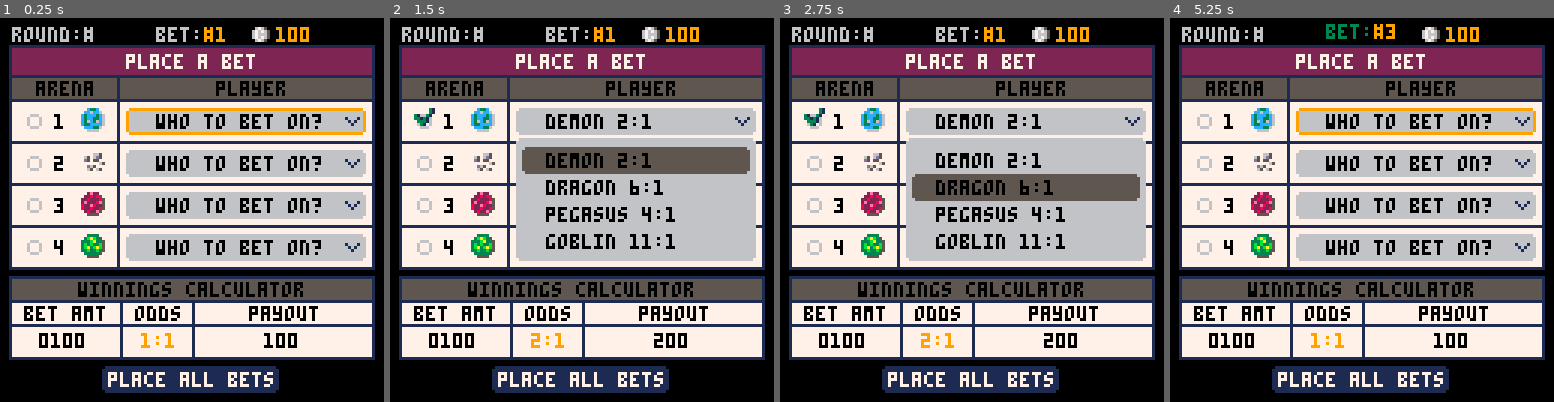
Above: before the commit, frames 1-4 (left to right).
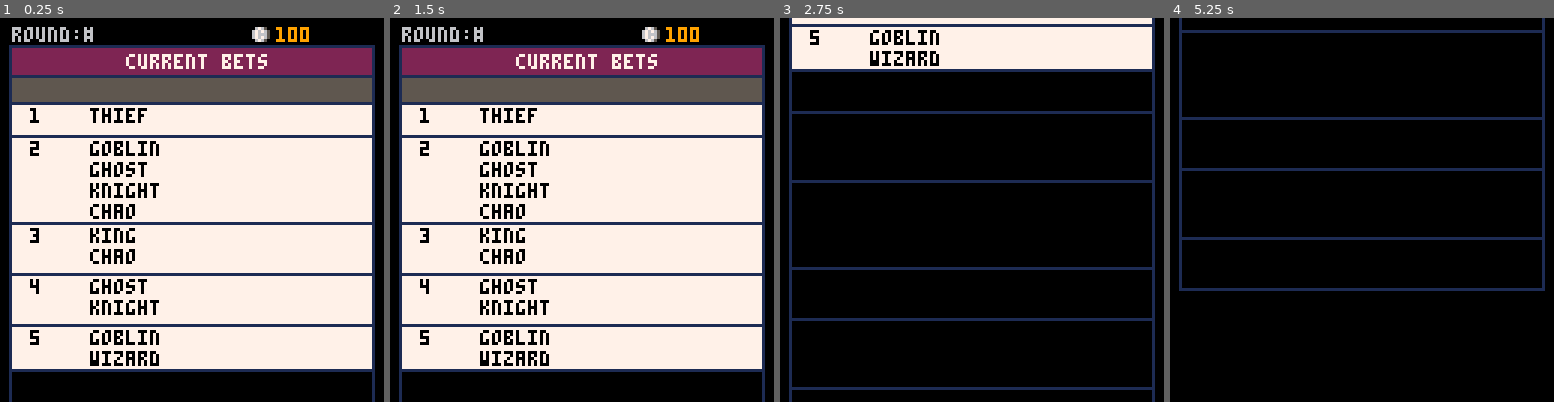
Above: after the commit, the same moments.

Repository: suspicious-smoke/club-bets-pico8
Game: PICO-8 cartridge club-bets.p8
Two runs of this game, one before a commit and one after it. Both use one fixed random seed, a clock stepped at 60 frames per second and the inputs below.
Inputs:
- Up to frame 1 (0.25 s): no input
- Up to frame 2 (1.5 s): tap O (Z key) at 0.33, 0.7, 1.43 s; tap X (X key) at 1.07 s
- Up to frame 3 (2.75 s): hold Left 1.97-2.37 s; tap X (X key) at 2.07, 2.4, 2.73 s; tap O (Z key) at 2.22 s; hold Down from 2.42 s (still down)
- Up to frame 4 (5.25 s): release Down at 2.82 s; hold Right 2.87-3.53 s; tap X (X key) every 0.33 s from 3.07 to 5.07 s; tap O (Z key) at 3.1, 3.98, 4.87 s; hold Up 3.58-4.08 s; hold Right 4.13-4.53 s; hold Down 4.58-5.08 s; hold Left from 5.13 s (still down)

The runs differ from the first frame. In frame 1, 44% of the frame differs, in the area x 2-98%, y 2-100%; in frame 2, 49%; in frame 3, 78%, in the area x 2-98%, y 0-100%; in frame 4, 75%.

Commit message:
work on current bet page

Diff:
--- a/club-bets.p8
+++ b/club-bets.p8
@@ -58,9 +58,11 @@
 	_upd=blank
 	_drw=blank
 	fill_arenas()
+	dummy_bets()
 	--init_quickbetpage()
 	--init_ticket()
-	init_betpage()
+	--init_betpage()
+	init_confirm()
 end
 
 function blank() end
@@ -87,6 +89,18 @@
 	end
 end
 
+function dummy_bets()
+	for _bet=1,10 do
+		for _arena=1,4 do
+			local _arloc=(_arena-1)*4
+			_r=rnd_rng(1,5)
+			if _r!= 5 then
+				bets[_bet][_arloc+_r]=true
+			end
+		end
+	end
+end
+
 function _draw()
 	cls()
 
@@ -100,7 +114,7 @@
 	end
 end
 -->8
---main page
+--bet page
 function init_betpage()
 	_upd=upd_betpage
 	_drw=drw_betpage
@@ -203,7 +217,7 @@
 		for plyr=1,4 do
 			local _arloc=(i-1)*4+plyr
 			if bets[bet_sel][_arloc] then
-				plyr_str=players[arenas[_arloc]][1].." "..bet_odds[_arloc]..":1"
+				plyr_str=get_player_string(_arloc)
 				chk_spr=107
 			end
 		end
@@ -270,55 +284,66 @@
 		rrect(34,116,59,9,1,9)
 	end
 end
--->8
---ticket
-function init_ticket()
-	tx,ty=20,10
-	_upd=upd_ticket
-	_drw=drw_ticket
-end
-
-function upd_ticket()
-
-end
-
-function drw_ticket()
-
-	local _arx,_plx,_odx=tx+2,tx+26,tx+66
-	--ticket
-	for i=1,15 do
-		rrect(tx-5+6*i,ty-1,3,1,0,7)
-	end
-	rrectfill(tx,ty,90,81,0,7)--ticket
-	rrectfill(tx+6,ty+81,84,24,0,7)--lwr ticket
-	spr(128,tx-2,ty+81,1,3)--left leaf
-	spr(129,tx+89,ty+81,1,3)--right leaf
-	for i=1,3 do
-		_wmoff=0
-		if i==3 then
-			_wmoff=1
-		end
-		print("★galaxy club★",tx+15,ty-13+i*32+_wmoff,6)
-	end
-	--text
-	rrectfill(tx+2,ty+2,86,10,0,2)--red area
-	print("★galaxy club bets★",tx+5,ty+5,7)
-	print("round #1784",tx+22,ty+15,0)
-	print("----------------------",tx+2,ty+22,0)
-	print("arena",_arx,ty+28,0)
-	print("player",_plx+4,ty+28,0)
-	print("odds",_odx,ty+28,0)
-	print("----------------------",tx+2,ty+22,0)
-	for i=1,4 do
-		print(i,_arx+8,ty+34+8*i,0)
-		print("the dude",_plx,ty+34+8*i,0)
-		print("11:1",_odx,ty+34+8*i,0)
-	end
-	print("----------------------",tx+3,ty+80,0)
-	print("bet:",_arx+1,ty+85)
-	print("odds:",tx+41,ty+85)
-	print("payout:",_arx+2,ty+93)
-end
+
+--confirm bet page
+function init_confirm()
+	_upd=upd_confirm
+	_drw=drw_confirm
+	scroller=0
+end
+
+--confirm bet page
+function upd_confirm()
+	if btn(⬇️) then
+		scroller=min(scroller+10,1000)
+	elseif btn(⬆️) then
+		scroller=max(scroller-10,0)
+	end
+end
+
+--confirm bet page
+function drw_confirm()
+	print("round:#",4,3-scroller,6)
+
+	spr(108,83,1-scroller)--money
+	print("100",92,3-scroller,9)--my money
+	rrectfill(4,10-scroller,120,107,0,7)--ticket
+	rrect(3,9-scroller,122,109,0,1)--outline
+	rrectfill(4,10-scroller,120,9,0,2)--red area
+	print("current bets",42,12-scroller,7)
+	rrectfill(4,20-scroller,120,8,0,5)--grey area
+	rrect(3,19-scroller,122,10,0,1)--grey outline
+	--print("arena",12,21,0)
+	--print("player",72,21,0)
+	--selection area
+	bet_count=0
+	p_count=1
+	o_pcount=0
+	for _bet=1,10 do
+		p_count=1
+		--bets[_bet]
+		--line(3,13+i*14,124,13+i*14,1)
+		--rrectfill(42,16+i*14,80,9,1,6)
+		--spr(101+i,27,16+i*14)--planet
+		_cbet=bets[_bet]
+		print(_bet,10,22+o_pcount-scroller+8,0)
+		for _arloc=1,16 do
+			if _cbet[_arloc] then
+				print(players[arenas[_arloc]][1],30,15+p_count*7+o_pcount-scroller+8,0)
+				p_count+=1
+			end
+		end
+		if p_count>1 then
+			rrect(3,20+o_pcount-scroller+8,122,p_count*6,0,1)
+			o_pcount+=p_count*6-1
+			bet_count+=1
+		end
+	end
+
+	-- rrectfill(36,118,55,9,1,1)
+	-- print("confirm bets",40,120,7)
+end
+
 -->8
 --quick bet page
 
@@ -434,6 +459,55 @@
 	return _odds_clr..int_clmp_odds..":1"
 end
 
+-->8
+--ticket
+function init_ticket()
+	tx,ty=20,10
+	_upd=upd_ticket
+	_drw=drw_ticket
+end
+
+function upd_ticket()
+
+end
+
+function drw_ticket()
+
+	local _arx,_plx,_odx=tx+2,tx+26,tx+66
+	--ticket
+	for i=1,15 do
+		rrect(tx-5+6*i,ty-1,3,1,0,7)
+	end
+	rrectfill(tx,ty,90,81,0,7)--ticket
+	rrectfill(tx+6,ty+81,84,24,0,7)--lwr ticket
+	spr(128,tx-2,ty+81,1,3)--left leaf
+	spr(129,tx+89,ty+81,1,3)--right leaf
+	for i=1,3 do
+		_wmoff=0
+		if i==3 then
+			_wmoff=1
+		end
+		print("★galaxy club★",tx+15,ty-13+i*32+_wmoff,6)
+	end
+	--text
+	rrectfill(tx+2,ty+2,86,10,0,2)--red area
+	print("★galaxy club bets★",tx+5,ty+5,7)
+	print("round #1784",tx+22,ty+15,0)
+	print("----------------------",tx+2,ty+22,0)
+	print("arena",_arx,ty+28,0)
+	print("player",_plx+4,ty+28,0)
+	print("odds",_odx,ty+28,0)
+	print("----------------------",tx+2,ty+22,0)
+	for i=1,4 do
+		print(i,_arx+8,ty+34+8*i,0)
+		print("the dude",_plx,ty+34+8*i,0)
+		print("11:1",_odx,ty+34+8*i,0)
+	end
+	print("----------------------",tx+3,ty+80,0)
+	print("bet:",_arx+1,ty+85)
+	print("odds:",tx+41,ty+85)
+	print("payout:",_arx+2,ty+93)
+end
 -->8
 --calculations
 function calculate_odds()
